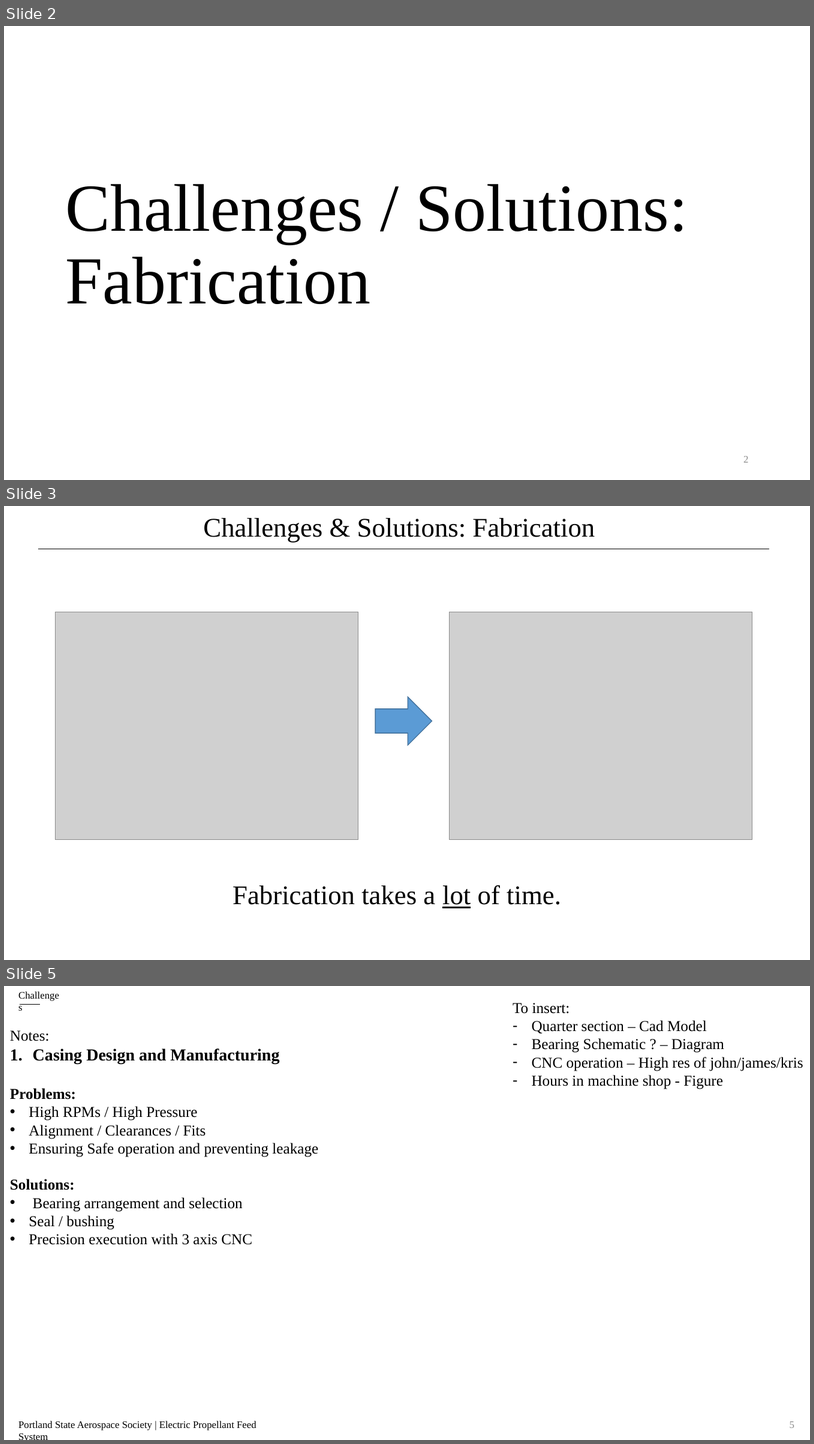
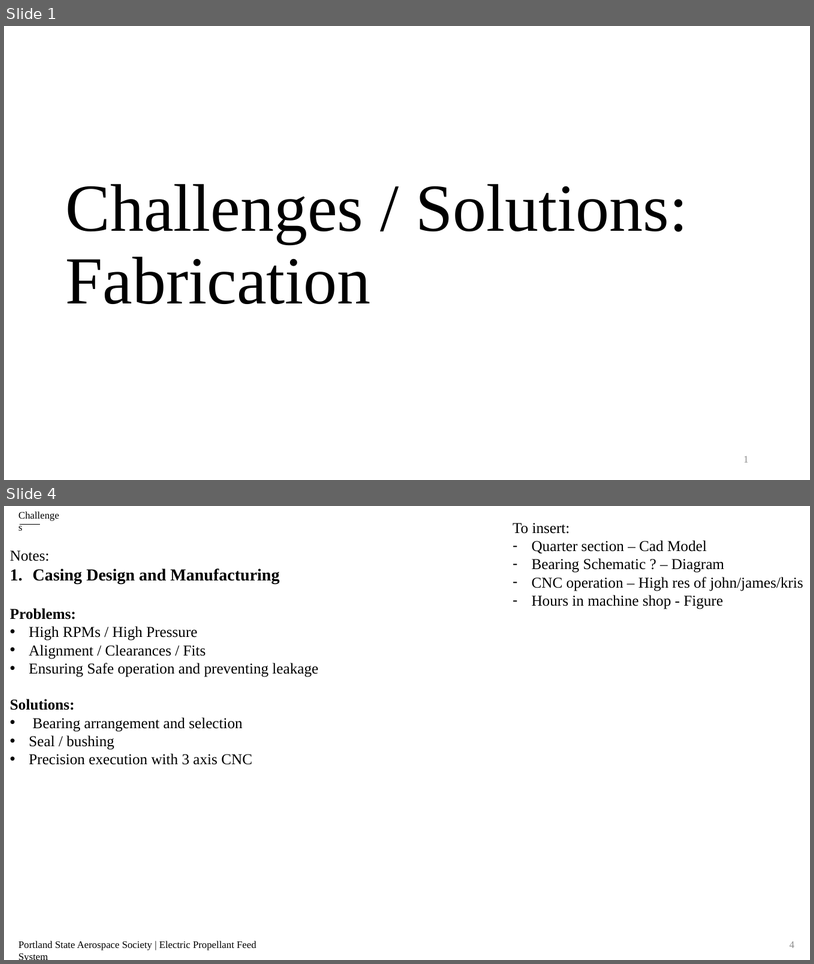
Before and after one commit to psas/electric-feed-system-prototype, a slide deck: Docs/Presentations/Slides/#8 challenges and solutions.pptx. Shown one above the other, each under a label of ours: slides 2, 3 and 5 before the commit, slides 1 and 4 after it; the slides between them are not shown. The pictures are 814x1444 and 814x964 pixels, drawn with LibreOffice and Linux fonts; fonts in the diff are those of the drawing; grey boxes stand for pictures. Boxes give left, top, right and bottom in pixels: in the first picture for what was removed or moved away, otherwise in the second. Text is boxed around its words. In the diff, an @@ line names an element or a change of style, - is before the commit and + after.

```diff
--- a/Docs/Presentations/Slides/#8 challenges and solutions.pptx
+++ b/Docs/Presentations/Slides/#8 challenges and solutions.pptx
@@ slide 3 removed at (4, 506, 810, 960), background #FFFFFF @@
@@ text removed at (203, 518, 595, 543) @@
-Challenges & Solutions: Fabrication
@@ line removed from (38, 549) to (770, 549) @@
@@ picture removed at (56, 612, 359, 840) @@
@@ picture removed at (449, 612, 753, 840) @@
@@ right arrow removed at (375, 697, 432, 745) @@
@@ text removed at (233, 885, 561, 908) @@
-Fabrication takes a lot of time.
@@ what was slide 2 is now slide 1 @@
@@ page number at (744, 456, 749, 462): text changed @@
-2
+1
@@ what was slide 5 is now slide 4 @@
@@ page number at (790, 941, 795, 948): text changed @@
-5
+4
```
Also in this commit, not shown: 1 slide changed, 1 slide added, 1 other slide removed.
